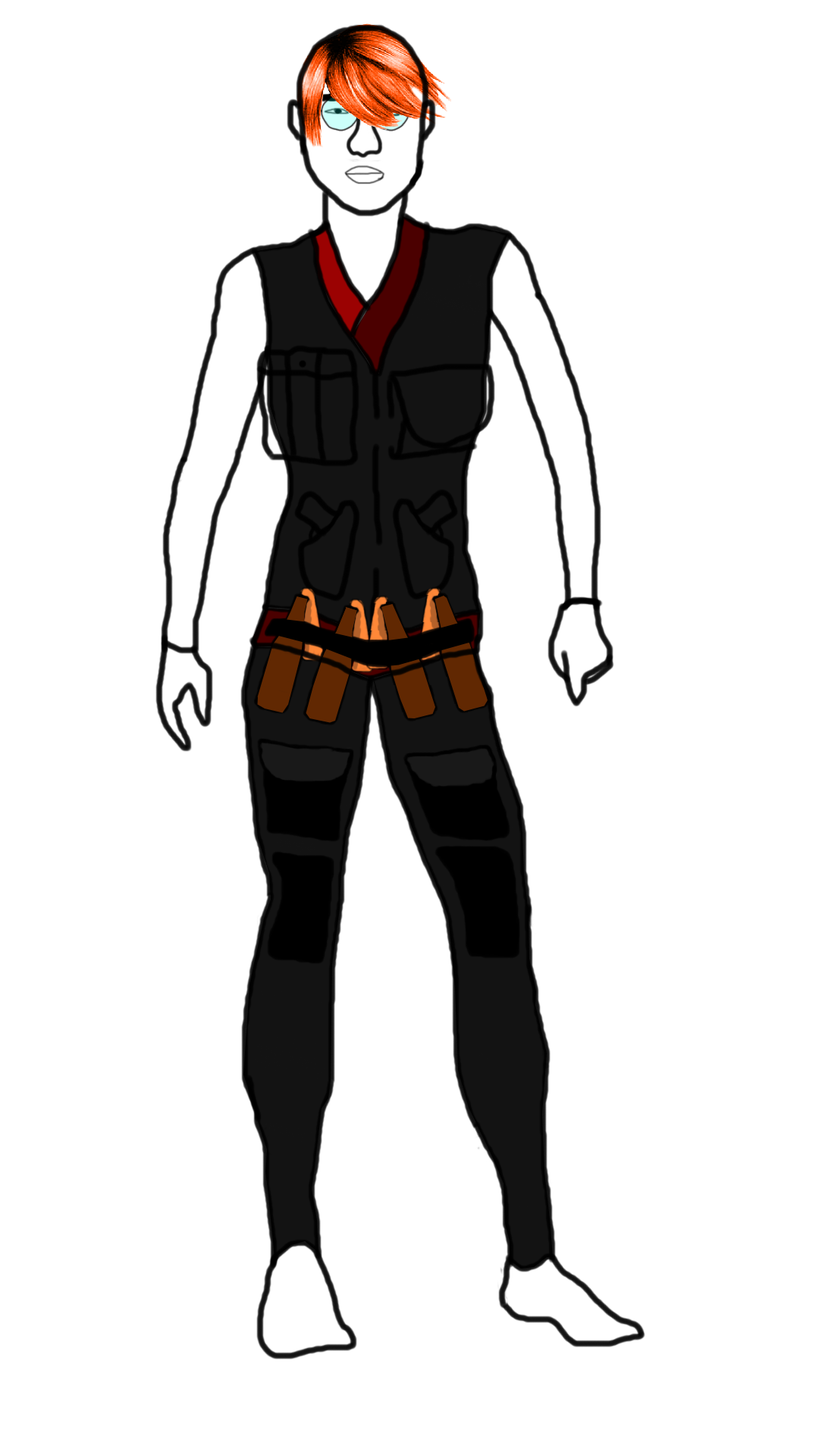
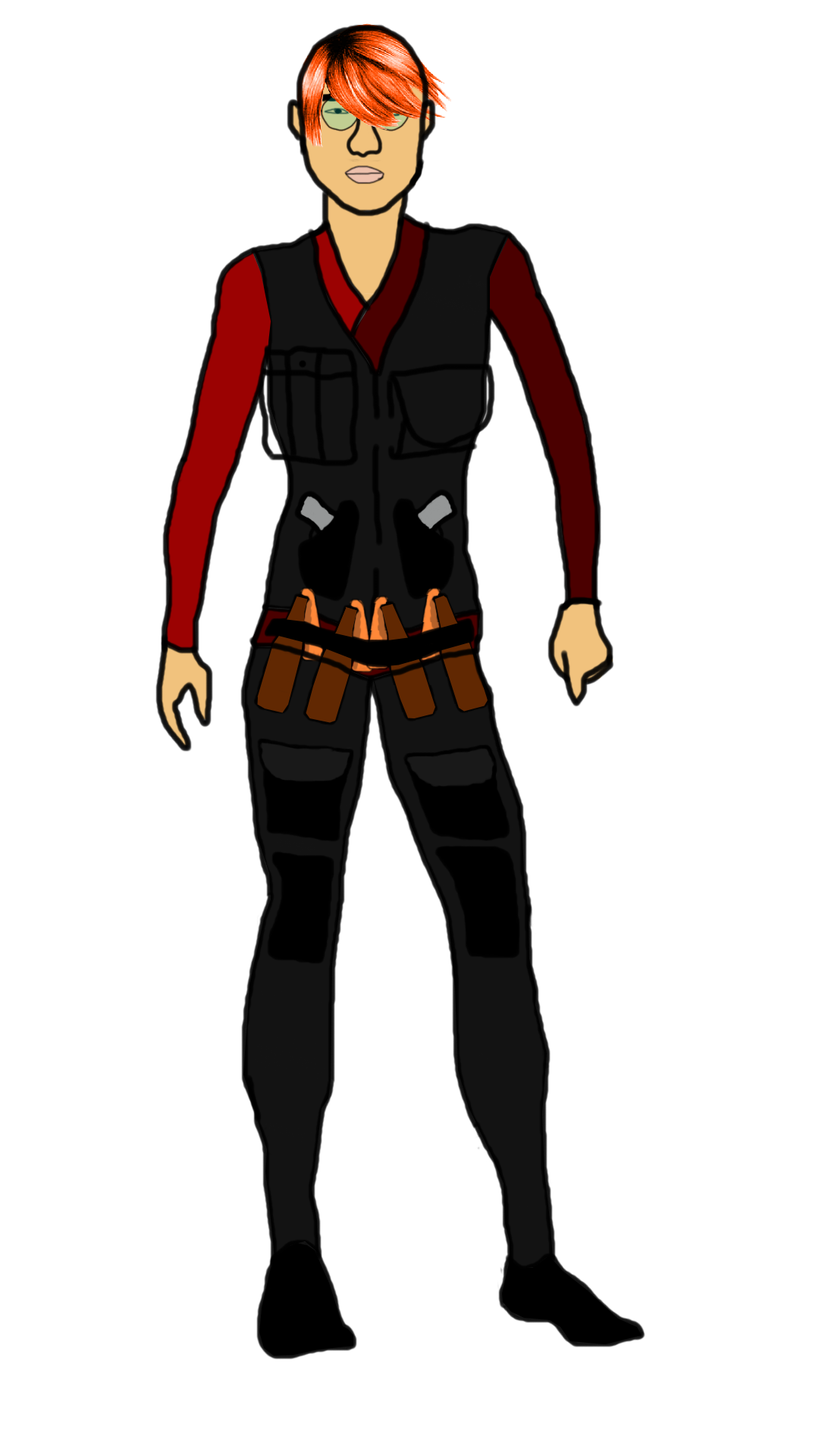
The second w=819, h=1455 image is a revision of the first. Changes to its layers:
added layer "Arms" above "Trousers" over (165, 234, 599, 651)
added layer "TorsoDetail" above "Torso" over (300, 494, 453, 596)
added layer "Shoes" above "skindetail" over (259, 1243, 642, 1357)
added layer "skindetail" above "skin" over (344, 165, 384, 184)
added layer "skin" above "Reference" over (160, 28, 613, 748)
